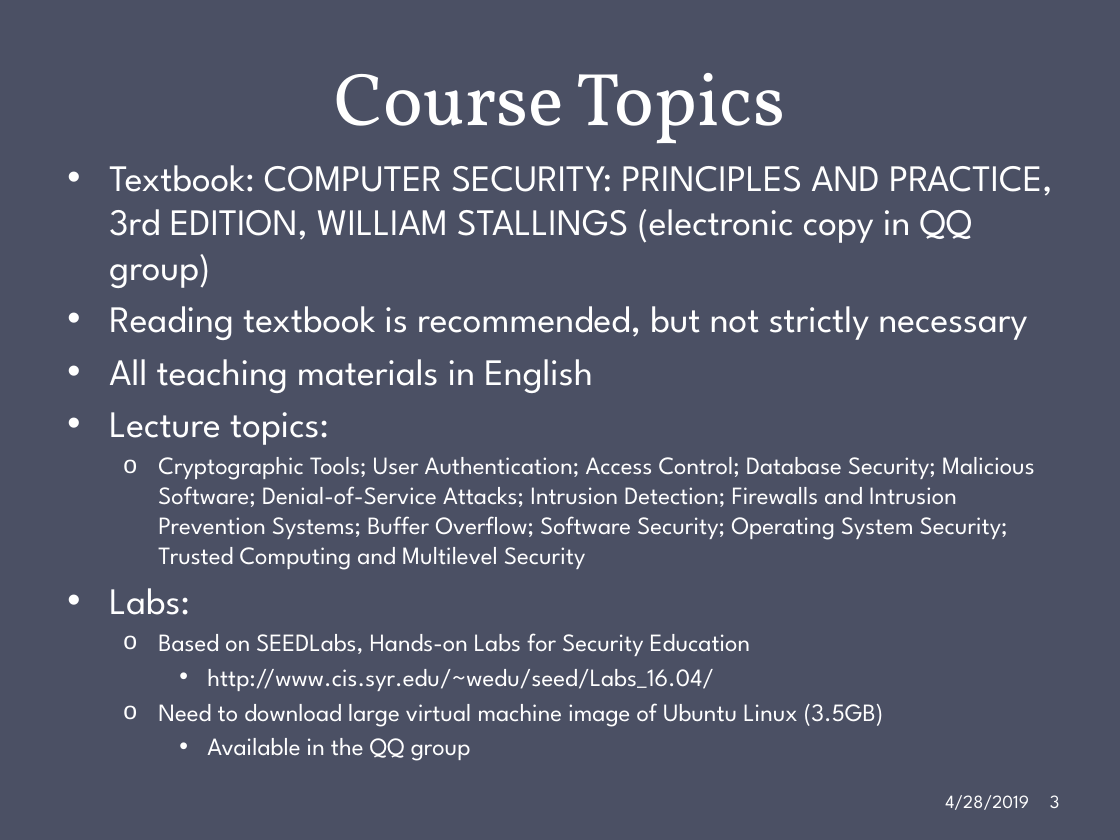
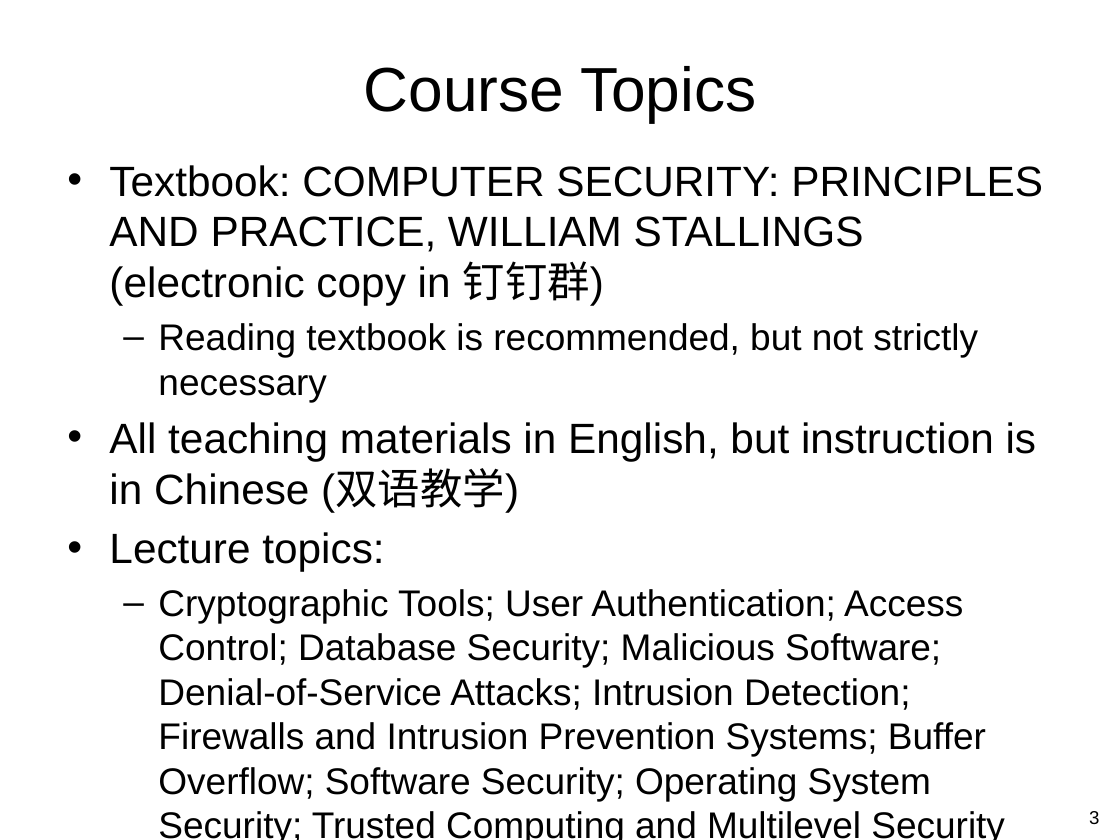
Before and after one commit to gulaoshi/gu.github.io, a slide deck: slide 3 of InfoSec/PPTs/CH00-Introduction.pptx. Drawn at 1120x840 pixels with LibreOffice and Linux fonts; fonts in the diff are those of the drawing. Boxes give left, top, right and bottom in pixels: in the first picture for what was removed or moved away, otherwise in the second. Text is boxed around its words. In the diff, an @@ line names an element or a change of style, - is before the commit and + after.

```diff
--- a/InfoSec/PPTs/CH00-Introduction.pptx
+++ b/InfoSec/PPTs/CH00-Introduction.pptx
@@ background #4B5064 to #FFFFFF @@
@@ title "Course Topics": place and size @@
-title "Course Topics" at [335,73,786,144]
+title "Course Topics" at [364,66,756,122]
@@ title "Course Topics" at [364,66,756,122]: size 48 to 40 pt, font Vollkorn to Arial, text colour #FFFFFF to #000000; line spacing 58pt to 1; vertical alignment bottom to middle @@
@@ text at [109,165,1043,306]: text changed; size 24 to 27.2 pt; font League Spartan to Arial; text colour #FFFFFF to #000000 @@
-• Textbook: COMPUTER SECURITY: PRINCIPLES AND PRACTICE, 3rd EDITION, WILLIAM STALLINGS (electronic copy in QQ group)
+• Textbook: COMPUTER SECURITY: PRINCIPLES AND PRACTICE, WILLIAM STALLINGS (electronic copy in 钉钉群)
@@ text at [109,323,986,800]: size 24 to 23.8 pt in "Reading textbook is recommended, but not strictly ..."; font League Spartan to Arial, text colour #FFFFFF to #000000 in "Reading textbook is recommended, but not strictly ...", "Lecture topics:", "Cryptographic Tools; User Authentication; Access Control; Da ..."; size 24 to 27.2 pt in "Lecture topics:"; size 16 to 23.8 pt in "Cryptographic Tools; User Authentication; Access Control; Da ..."; bullet • to –; list level 1 to 2 in "Reading textbook is recommended, but ..."; bullet o to –; more space between paragraphs @@
@@ text at [109,422,1037,512]: text changed; size 24 to 27.2 pt; font League Spartan to Arial; text colour #FFFFFF to #000000 @@
-• All teaching materials in English
+• All teaching materials in English, but instruction is in Chinese (双语教学)
@@ text at [109,588,883,761]: paragraphs removed @@
-• Labs:
-  o Based on SEEDLabs, Hands-on Labs for Security Education
-    • http://www.cis.syr.edu/~wedu/seed/Labs_16.04/
-  o Need to download large virtual machine image of Ubuntu Linux (3.5GB)
-    • Available in the QQ group
@@ page number: place and size @@
-page number at [1050,795,1060,808]
+page number at [1089,811,1099,824]
@@ page number at [1089,811,1099,824]: font League Spartan to Arial, text colour #FFFFFF to #000000; alignment left to right; vertical alignment middle to top @@
@@ text removed at [945,795,1029,810] @@
-4/28/2019
```
Also in this commit, not shown: 3 other slides changed, 3 slides added, 3 slides removed, 7 other files.
